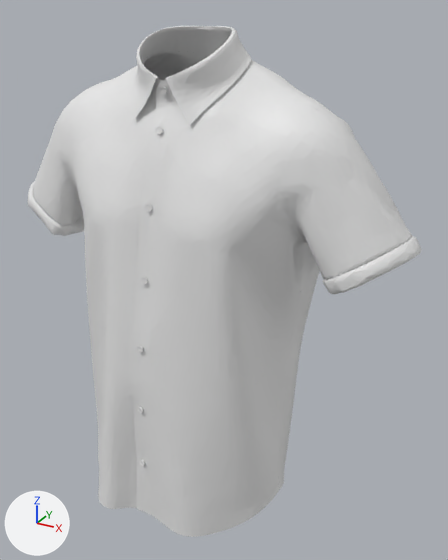
Before and after pictures for a commit that changed the glTF model public/tshirt.glb.
Both versions are drawn from a camera (50 mm lens) standing at (0.589, -0.925, 0.943) and looking at (0.056, 0.044, 0.459). Arrows for +X, +Y and +Z are at lower left; the lights stay in place. Where no turn or scale is listed for an object, it has been applied to the vertices. Vertices at the same position are counted once.

The older version as bpy lines, for what is in view:
```python
me_1_2_001 = bpy.data.meshes.new('1_2.001')
me_1_2_001.from_pydata(...)  # 5702 vertices, 10420 faces; spans x -0.413..0.415, y -0.19..0.204, z 1.07..2.008
ob_program_main = bpy.data.objects.new('program_main', me_1_2_001)
ob_program_main.location = (0.0, 0.0, -1.094)
```
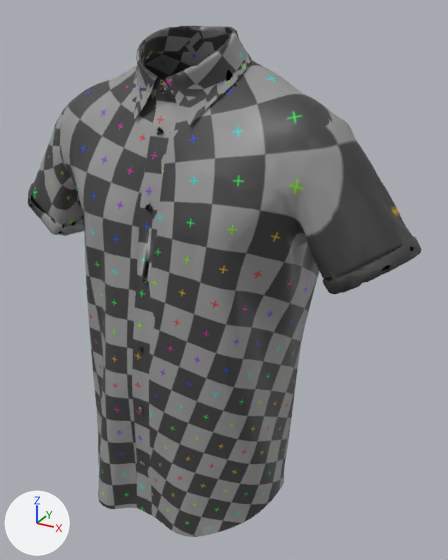
Pixel boxes (x1, y1, x2, y2) of what changed, in the pictures (448 x 560 px):
```json
{"part": 1, "of": "me_1_2_001", "change": "cut back", "before": [28, 26, 421, 444], "after": [30, 183, 299, 235]}
{"part": 2, "of": "me_1_2_001", "change": "deleted", "before": [136, 445, 152, 515]}
{"part": 3, "of": "me_1_2_001", "change": "deleted", "before": [277, 455, 280, 491]}
{"part": 4, "of": "me_1_2_001", "change": "recoloured", "before": [28, 26, 421, 537], "after": [28, 26, 421, 537]}
```

Edits to the scene script, one JSON object a line:
```json
{"op": "add", "block": "img_uv", "code": ["img_uv = load_image('uv', '_unpacked/uv', 1024, 1024, 'sRGB')"]}
{"op": "add", "block": "mat_材质", "code": ["mat_材质 = principled_material('材质')", "mat_材质.texture = img_uv"]}
{"block": "me_1_2_001", "where": "# used by ob_program_main; location = (0.0, 0.0, -1.094)"}
{"op": "remove", "block": "me_1_2_001", "code": "me_1_2_001.from_pydata(...)  # 5702 vertices, 10420 faces; spans x -0.413..0.415, y -0.19..0.204, z 1.07..2.008"}
{"op": "add", "block": "me_1_2_001", "code": "me_1_2_001.from_pydata(...)  # 4810 vertices, 9570 faces; spans x -0.413..0.415, y -0.19..0.204, z 1.07..2.008"}
{"block": "me_1_2_001", "change": "me_1_2_001 part 1: 3 vertices moved within x -0.374..0.229, y -0.031..-0.006, z 1.608..1.713; 841 vertices removed from x -0.413..0.414, y -0.166..0.161, z 1.352..2.007"}
{"block": "me_1_2_001", "change": "me_1_2_001 part 2: 47 vertices removed from x -0.031..0.009, y -0.166..-0.154, z 1.106..1.239"}
{"block": "me_1_2_001", "change": "me_1_2_001 part 3: 2 vertices removed from x 0.21..0.213, y -0.01..-0.007, z 1.142..1.173"}
{"block": "me_1_2_001", "change": "me_1_2_001 part 4: 5677 faces spanning x -0.413..0.415, y -0.19..0.204, z 1.07..2.008 switch from no material to mat_材质 (picture img_uv)"}
```
